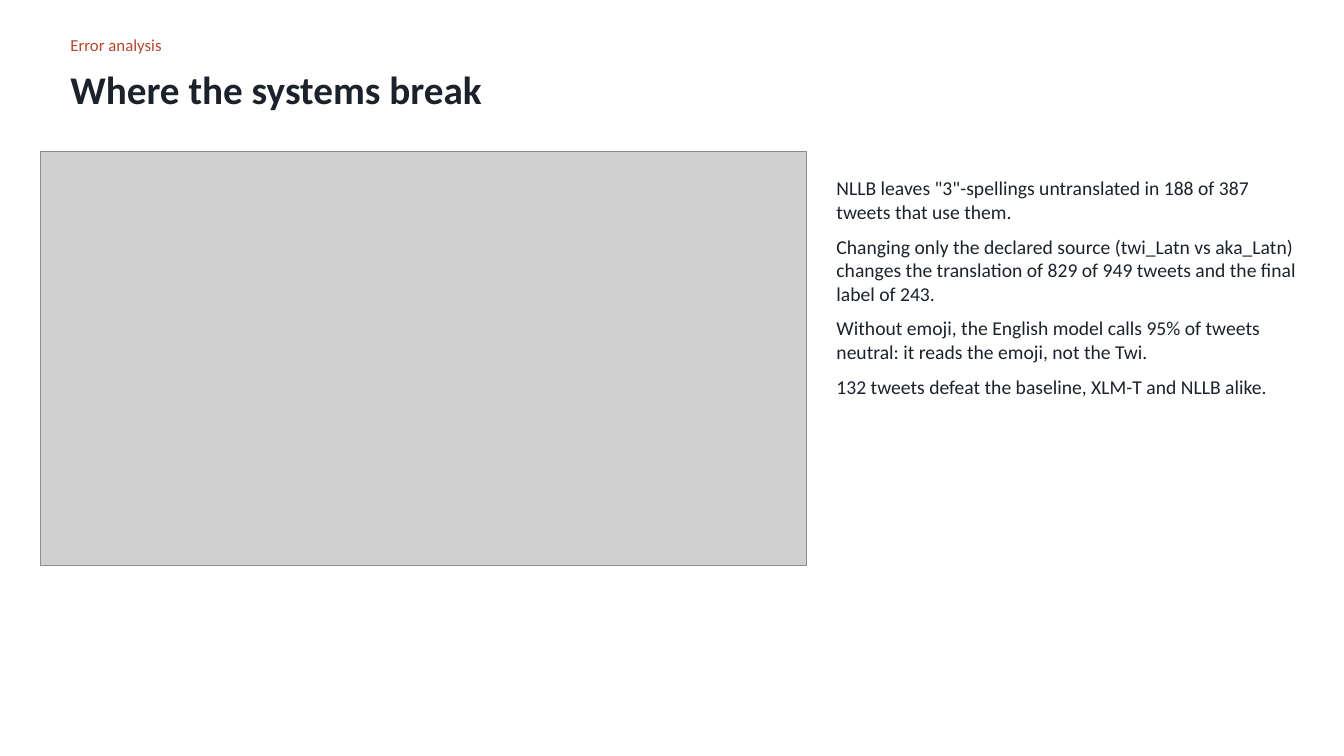
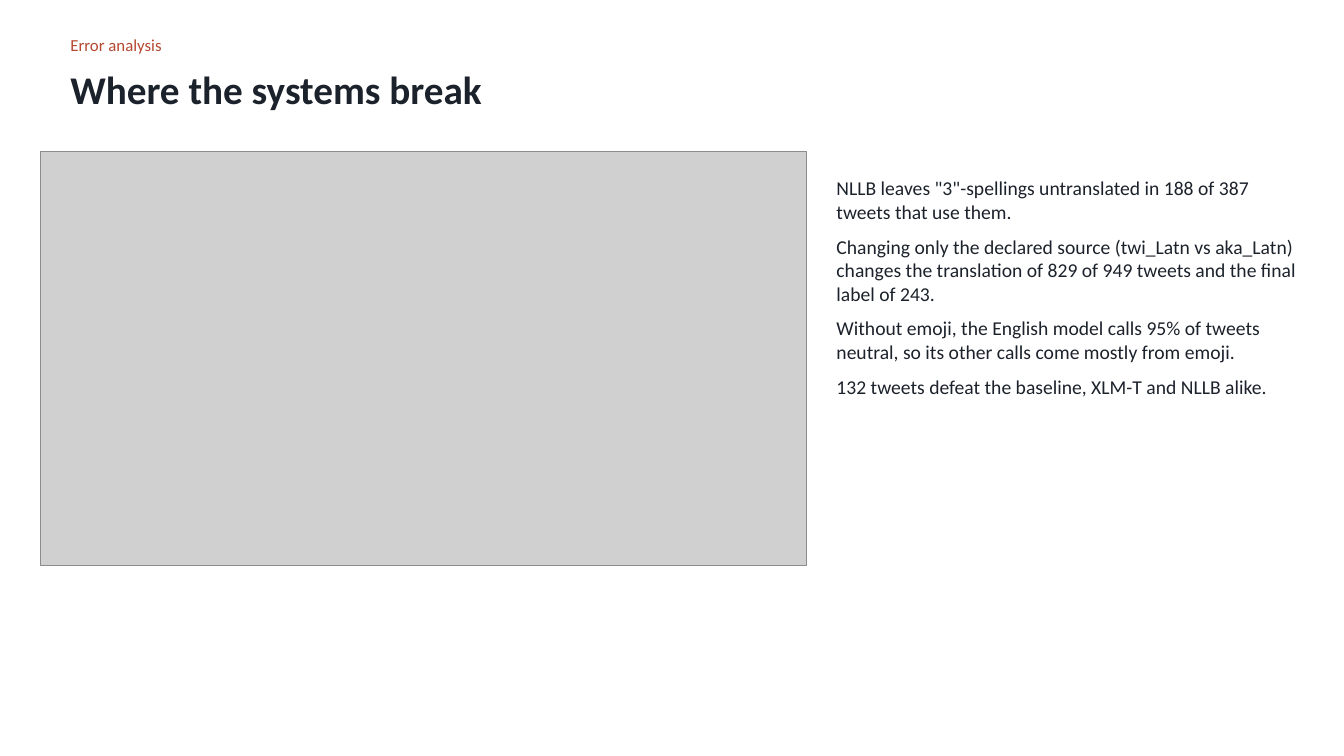
Before and after one commit to osamabinIaggin/dcit316-final-project, a slide deck: slide 10 of FINAL_PROJECT_22128981_GideonElormGlago_slides.pptx. Drawn at 1344x756 pixels with LibreOffice and Linux fonts; fonts in the diff are those of the drawing; grey boxes stand for pictures. Boxes give left, top, right and bottom in pixels: in the first picture for what was removed or moved away, otherwise in the second. Text is boxed around its words. In the diff, an @@ line names an element or a change of style, - is before the commit and + after.

Commit message:
Edit manuscript, slides and documentation for plainer prose
Replaces bold run-in labels with subheadings, removes dashes and staged
openers, and states the emoji and translation findings directly. No
numbers or claims changed; the manuscript is still filled from the
saved results.

```diff
--- a/FINAL_PROJECT_22128981_GideonElormGlago_slides.pptx
+++ b/FINAL_PROJECT_22128981_GideonElormGlago_slides.pptx
@@ text at box(836, 321, 1260, 363): text changed @@
-Without emoji, the English model calls 95% of tweets neutral: it reads the emoji, not the Twi.
+Without emoji, the English model calls 95% of tweets neutral, so its other calls come mostly from emoji.
```
Also in this commit, not shown: 2 other slides changed, 9 other files.
